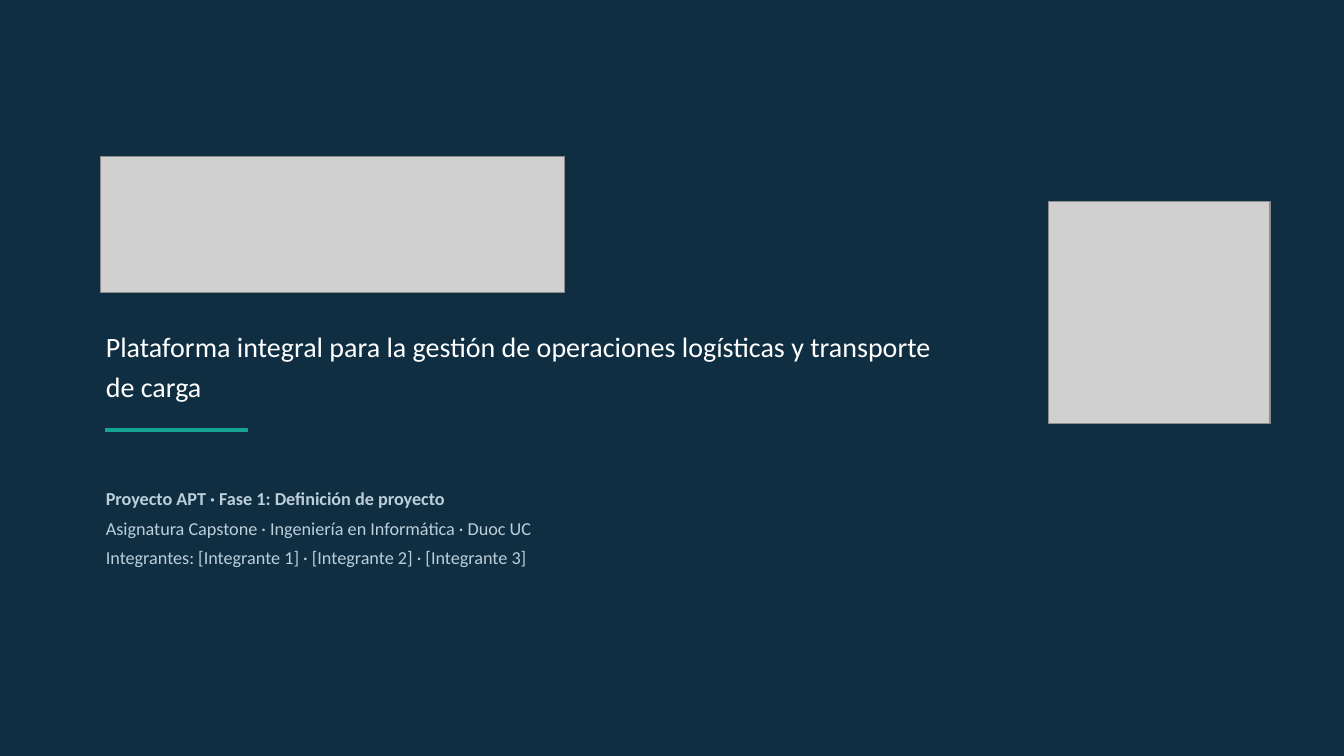
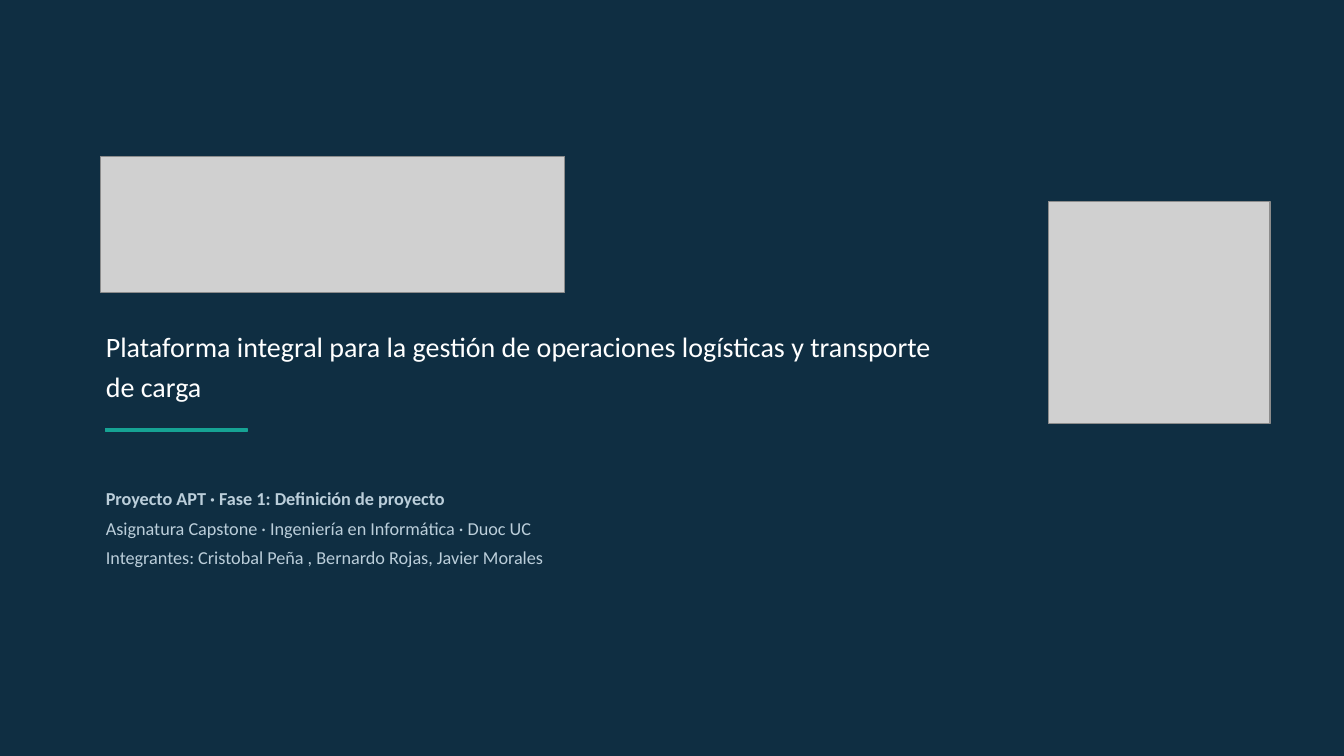
Before and after one commit to jmoralesduoc/Vialnex, a slide deck: slide 1 of Fase 1/Evidencia Grupales/vialNex_Presentacion_Proyecto_APT.pptx. Drawn at 1344x756 pixels with LibreOffice and Linux fonts; fonts in the diff are those of the drawing; grey boxes stand for pictures. Boxes give left, top, right and bottom in pixels: in the first picture for what was removed or moved away, otherwise in the second. Text is boxed around its words. In the diff, an @@ line names an element or a change of style, - is before the commit and + after.

```diff
--- a/Fase 1/Evidencia Grupales/vialNex_Presentacion_Proyecto_APT.pptx
+++ b/Fase 1/Evidencia Grupales/vialNex_Presentacion_Proyecto_APT.pptx
@@ text at [106,551,543,567]: text changed @@
-Integrantes: [Integrante 1] · [Integrante 2] · [Integrante 3]
+Integrantes: Cristobal Peña , Bernardo Rojas, Javier Morales
```
Also in this commit, not shown: 1 other slide changed, 1 other file.
